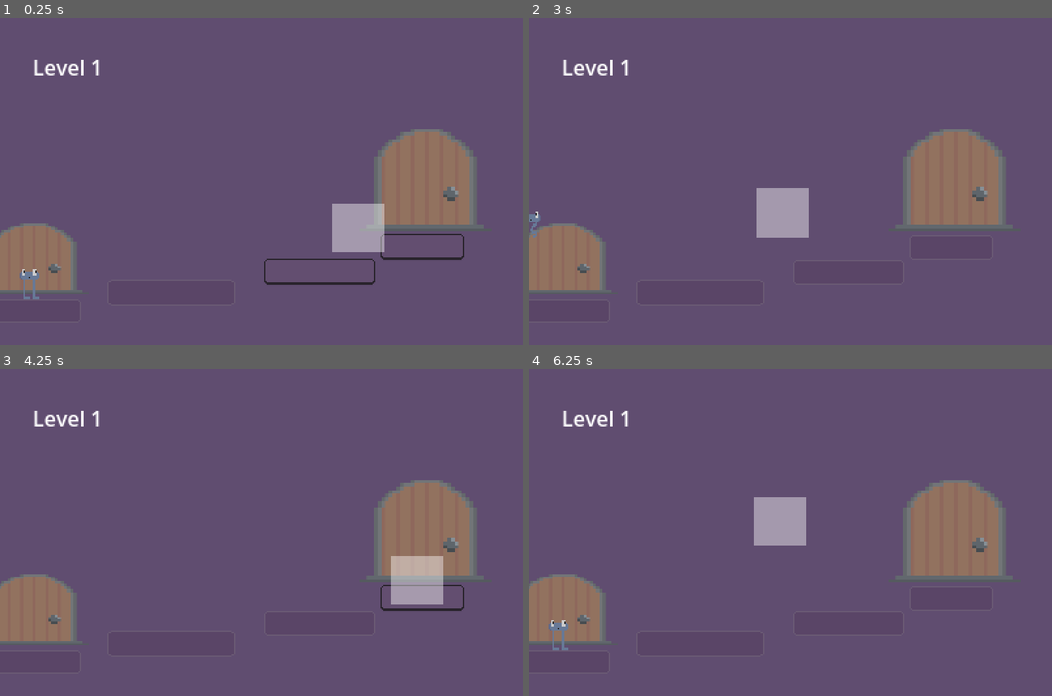
Above: before the commit, frames 1-4 (two rows, left to right).
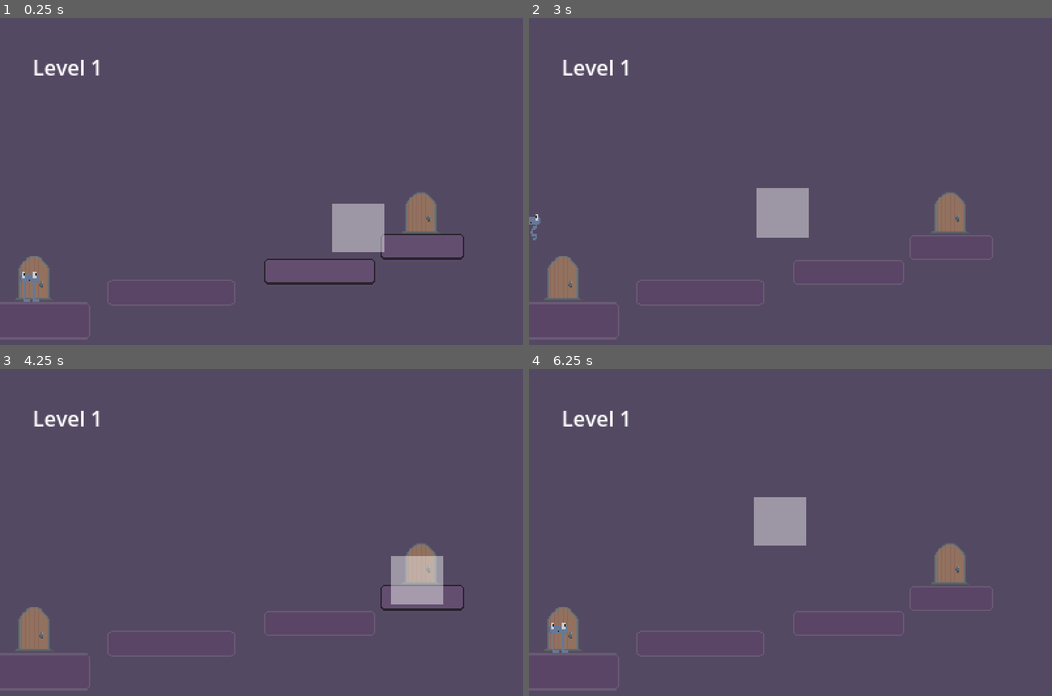
Above: after the commit, the same moments.

Repository: arrowira/dtj36
Game: Godot game, scene res://main.tscn
Two runs of this game, one before a commit and one after it. Both use one fixed random seed, a clock stepped at 60 frames per second and the inputs below.
Inputs (mouse positions are in pixels of both pictures, inside the frame that each line leads up to):
- Up to frame 1 (0.25 s): no input
- Up to frame 2 (3 s): move the mouse to (905, 165) at 0.52 s; hold Up (up) 0.53-2.03 s; tap A (lt) at 0.6, 1.35, 2.3, 2.85 s; tap Enter at 1.25 s; move the mouse to (685, 197) at 1.27 s; move the mouse to (842, 109) at 2.02 s; tap D (rt) at 2.1 s; move the mouse to (764, 246) at 2.77 s; hold Up (up) from 2.78 s (still down)
- Up to frame 3 (4.25 s): keep holding Up (up); move the mouse to (418, 581) at 3.52 s; tap A (lt) at 3.6 s
- Up to frame 4 (6.25 s): move the mouse to (633, 483) at 4.27 s; release Up (up) at 4.28 s; tap D (rt) at 4.35 s; tap Up (up) at 4.52 s; tap A (lt) at 4.55, 5.1 s; move the mouse to (816, 532) at 5.02 s; hold Up (up) 5.03-5.75 s; click "Play" at 5.75 s

The runs differ from the first frame. In frame 1, 7.7% of the frame differs, in the area x 0-93%, y 34-87%; in frame 2, 7.7%; in frame 3, 7.6%; in frame 4, 7.7%.

Commit message:
door size changes

Diff:
--- a/dtj-36-proj/level-components/entrance.tscn
+++ b/dtj-36-proj/level-components/entrance.tscn
@@ -5,10 +5,11 @@
 
 [node name="Entrance" type="Node2D"]
 position = Vector2(0, -1)
-scale = Vector2(0.21296297, 0.16136375)
+scale = Vector2(0.25, 0.25)
 
 [node name="Door1_png720" type="Sprite2D" parent="."]
-position = Vector2(-2, -358)
+position = Vector2(8, -123.999985)
+scale = Vector2(0.3, 0.4)
 texture = ExtResource("1_oi137")
 
 [node name="platform" parent="." instance=ExtResource("2_1uir3")]
--- a/dtj-36-proj/level-components/exit.tscn
+++ b/dtj-36-proj/level-components/exit.tscn
@@ -8,11 +8,12 @@
 
 [node name="Exit" type="Node2D"]
 position = Vector2(1, 0)
-scale = Vector2(0.24866411, 0.23470047)
+scale = Vector2(0.249, 0.25)
 script = ExtResource("1_7rfl8")
 
 [node name="Door1_png720" type="Sprite2D" parent="."]
-position = Vector2(-2, -358)
+position = Vector2(4.016064, -140)
+scale = Vector2(0.3, 0.4)
 texture = ExtResource("1_4618s")
 
 [node name="Area2D" type="Area2D" parent="."]
--- a/dtj-36-proj/levels/level1.tscn
+++ b/dtj-36-proj/levels/level1.tscn
@@ -21,5 +21,5 @@
 position = Vector2(23, 211)
 
 [node name="Exit" parent="." instance=ExtResource("3_ua5ty")]
-position = Vector2(322.99997, 163)
+position = Vector2(320, 164)
 scale = Vector2(0.24903885, 0.23308386)
--- a/dtj-36-proj/project.godot
+++ b/dtj-36-proj/project.godot
@@ -50,4 +50,4 @@
 [rendering]
 
 textures/canvas_textures/default_texture_filter=0
-environment/defaults/default_clear_color=Color(0.37699667, 0.30008575, 0.43776444, 1)
+environment/defaults/default_clear_color=Color(0.32808518, 0.28476372, 0.38314375, 1)
